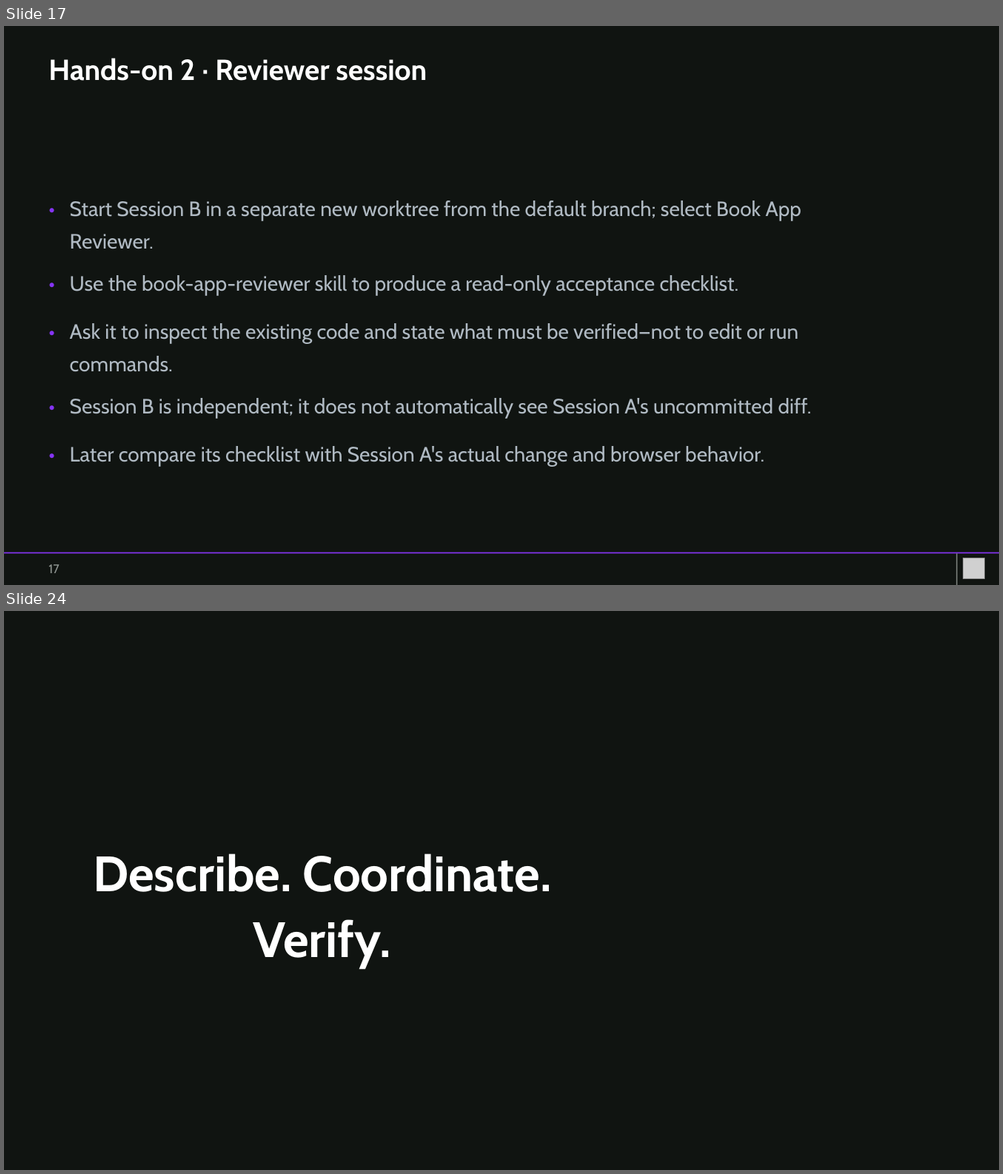
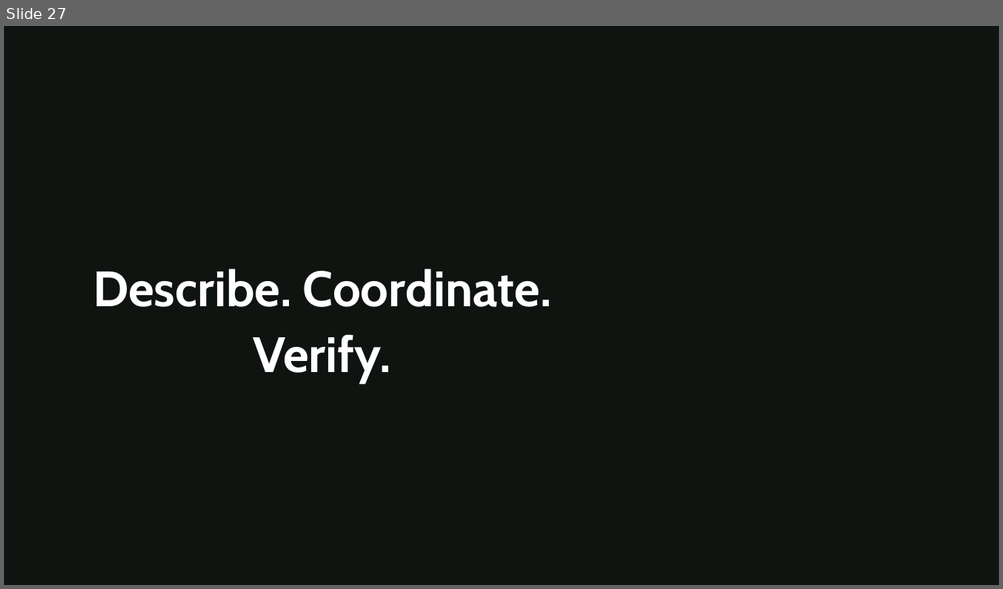
Before and after one commit to YXSSXR-9/copilot-app-for-beginners, a slide deck: workshop/copilot-app-book-app-workshop.pptx. Shown one above the other, each under a label of ours: slides 17 and 24 before the commit, slide 27 after it; the slides between them are not shown. The pictures are 1003x1174 and 1003x589 pixels, drawn with LibreOffice and Linux fonts; fonts in the diff are those of the drawing; grey boxes stand for pictures; background and template pictures are left out; a plain dark background stands for a picture behind light text. Boxes give left, top, right and bottom in pixels: in the first picture for what was removed or moved away, otherwise in the second. Text is boxed around its words. In the diff, an @@ line names an element or a change of style, - is before the commit and + after.

Commit message:
Save uncommitted changes

```diff
--- a/workshop/copilot-app-book-app-workshop.pptx
+++ b/workshop/copilot-app-book-app-workshop.pptx
@@ slide 17 removed at (4, 26, 999, 585), background #FFFFFF @@
@@ rectangle removed at (4, 26, 999, 585) @@
@@ text removed at (48, 58, 427, 81) @@
-Hands-on 2 · Reviewer session
@@ text removed at (48, 189, 62, 215) @@
-•
@@ text removed at (70, 201, 802, 249) @@
-Start Session B in a separate new worktree from the default branch; select Book App
-Reviewer.
@@ text removed at (48, 264, 62, 290) @@
-•
@@ text removed at (70, 275, 739, 296) @@
-Use the book-app-reviewer skill to produce a read-only acceptance checklist.
@@ text removed at (48, 311, 62, 338) @@
-•
@@ text removed at (70, 323, 798, 372) @@
-Ask it to inspect the existing code and state what must be verified—not to edit or run
-commands.
@@ text removed at (48, 386, 62, 413) @@
-•
@@ text removed at (70, 398, 811, 419) @@
-Session B is independent; it does not automatically see Session A's uncommitted diff.
@@ text removed at (48, 434, 62, 461) @@
-•
@@ text removed at (70, 446, 764, 466) @@
-Later compare its checklist with Session A's actual change and browser behavior.
@@ rectangle removed at (4, 553, 999, 554) @@
@@ rectangle removed at (956, 554, 957, 585) @@
@@ text removed at (48, 565, 59, 574) @@
-17
@@ picture removed at (963, 559, 984, 580) @@
@@ what was slide 24 is now slide 27 @@
```
Also in this commit, not shown: 20 slides changed, 5 slides added, 1 other slide removed, 48 other files.
